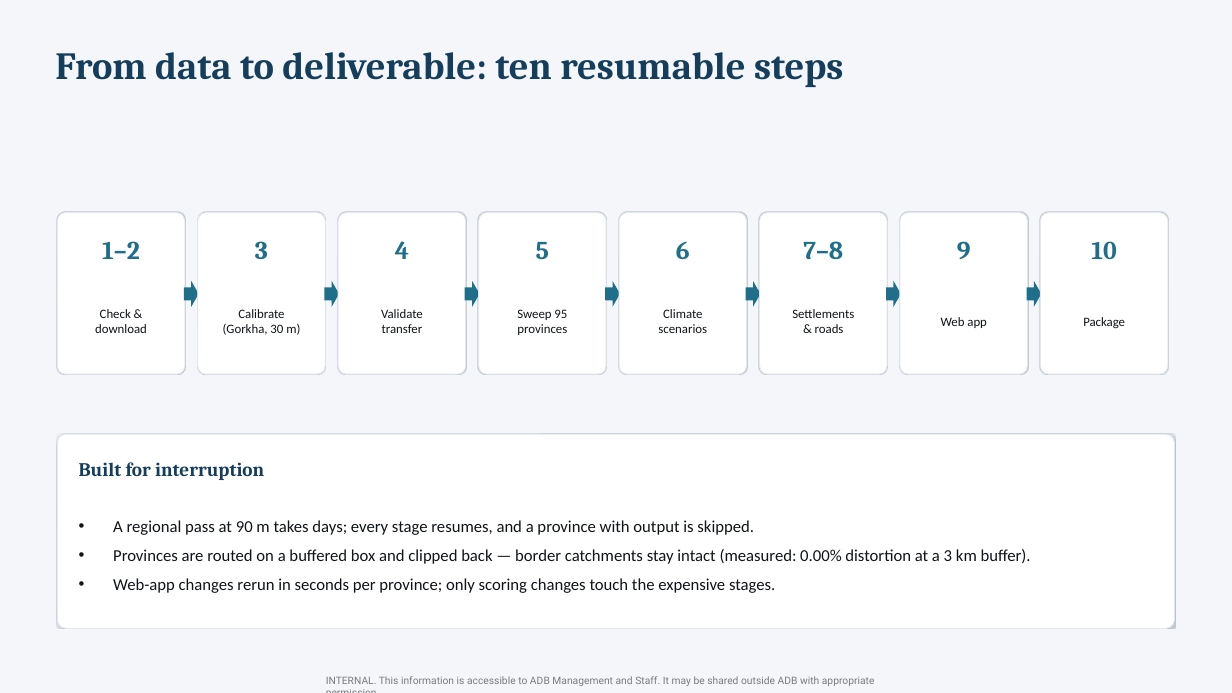
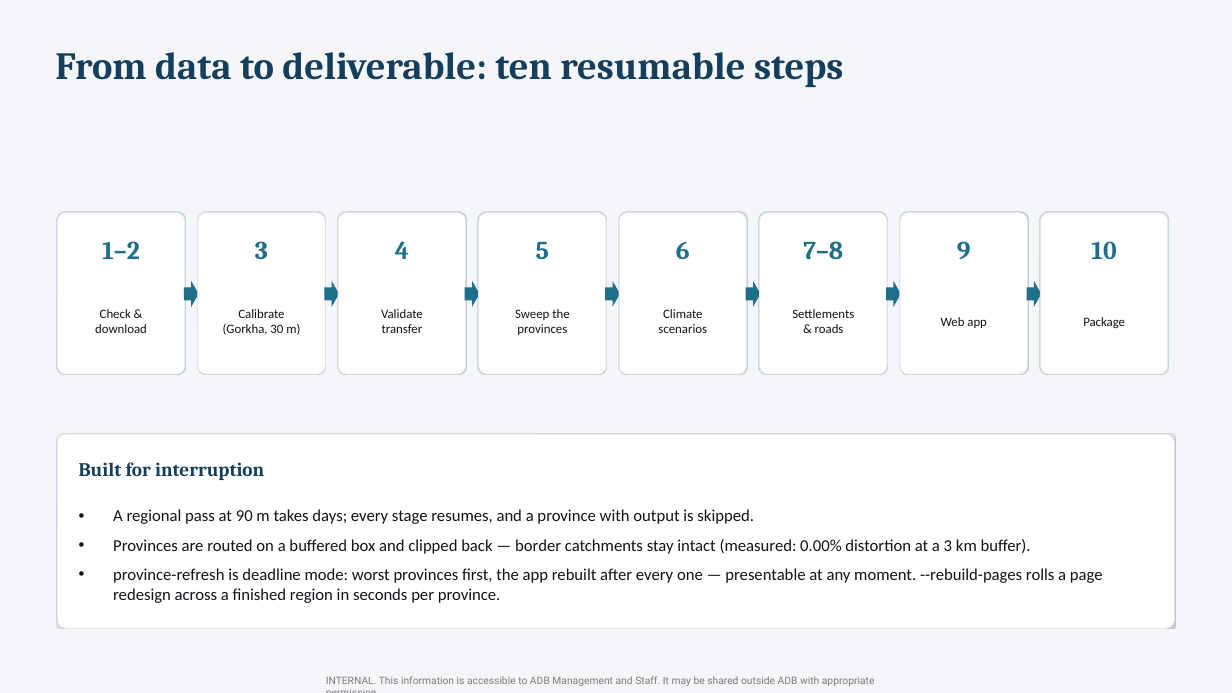
Before and after one commit to ntwarakavi/Himalayas_LandslideRisk, a slide deck: slide 4 of docs/H-SIM_overview.pptx. Drawn at 1232x693 pixels with LibreOffice and Linux fonts; fonts in the diff are those of the drawing. Boxes give left, top, right and bottom in pixels: in the first picture for what was removed or moved away, otherwise in the second. Text is boxed around its words. In the diff, an @@ line names an element or a change of style, - is before the commit and + after.

```diff
--- a/docs/H-SIM_overview.pptx
+++ b/docs/H-SIM_overview.pptx
@@ text at (515, 309, 569, 320): text changed @@
-Sweep 95
+Sweep the
@@ text at (113, 568, 1103, 603): text changed @@
-• Web-app changes rerun in seconds per province; only scoring changes touch the expensive stages.
+• province-refresh is deadline mode: worst provinces first, the app rebuilt after every one — presentable at any moment. --rebuild-pages rolls a page redesign across a finished region in seconds per province.
```
Also in this commit, not shown: 5 other slides changed.
